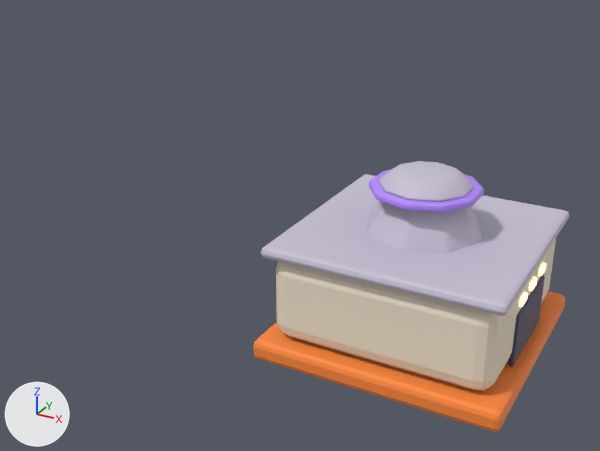
The glTF model sweep-the-planet/assets/sweep-assets.glb, before and after one commit.
Both versions are drawn from a camera (50 mm lens) standing at (3.69, -10.35, 6.53) and looking at (-1.91, -0.16, 1.43). The axes (+X, +Y, +Z) are drawn at lower left. The lights are the same throughout. The older version comes first. Where no turn or scale is listed for an object, it has been applied to the vertices.

The older version as bpy lines, for what is in view:
```python
me_cube_038 = bpy.data.meshes.new('Cube.038')
me_cube_038.from_pydata(...)  # 532 vertices, 1032 faces; spans x -1.8..1.8, y -1.8..1.8, z 0.0..2.3
# faces by material slot: [108, 188, 328, 84, 324]
me_cube_038.materials.append(mat_orange)  # orange #ff8a3d
me_cube_038.materials.append(mat_cream)  # pale yellow #f3e6cf
me_cube_038.materials.append(mat_grey)  # pale blue #c9c2d6
me_cube_038.materials.append(mat_dark)  # dark blue #4a4560
me_cube_038.materials.append(mat_glow)  # beige #ffd9a0, glowing beige #ffd9a0
me_cylinder_024 = bpy.data.meshes.new('Cylinder.024')
me_cylinder_024.from_pydata(...)  # 564 vertices, 1108 faces; spans x -0.92..0.9, y -0.94..0.94, z -0.12..2.48
# faces by material slot: [276, 552, 280]
me_cylinder_024.materials.append(mat_dark)  # dark blue #4a4560
me_cylinder_024.materials.append(mat_purple)  # purple #b48cff
me_cylinder_024.materials.append(mat_grey)  # pale blue #c9c2d6
ob_depot_mesh = bpy.data.objects.new('depot_mesh', me_cube_038)
ob_depot_mesh.location = (0.0, 0.0, 0.0)
ob_refinery_mesh = bpy.data.objects.new('refinery_mesh', me_cylinder_024)
ob_refinery_mesh.location = (0.0, 0.0, 0.12)
```
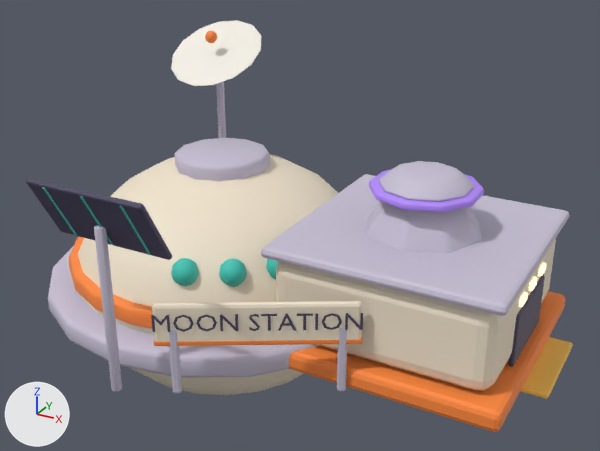
Changed parts and their boxes (x1, y1, x2, y2) in the pictures (600 x 451 px):
'hub_mesh', added
    after: (26, 20, 573, 399)
    faces in mat_cream (pale yellow #f3e6cf): (78, 154, 338, 395)
    faces in mat_grey (pale blue #c9c2d6): (48, 82, 320, 392)
    faces in mat_dark (dark blue #4a4560): (26, 178, 172, 260)
    faces in mat_suit (white #f7f2e8): (171, 20, 261, 86)
    faces in mat_orange (orange #ff8a3d): (69, 31, 217, 329)
'hsign_mesh', added
    after: (151, 301, 363, 393)
    faces in mat_cream (pale yellow #f3e6cf): (152, 301, 363, 342)
    faces in mat_dark (dark blue #4a4560): (151, 313, 363, 332)
    faces in mat_grey (pale blue #c9c2d6): (169, 328, 347, 393)
    faces in mat_orange (orange #ff8a3d): (154, 337, 362, 346)

Diff of the bpy script that builds the scene:
```diff
--- a/sweep-the-planet/assets/sweep-assets.glb.py
+++ b/sweep-the-planet/assets/sweep-assets.glb.py
@@ me_cylinder_033 @@
+me_cylinder_033.from_pydata(...)  # 1810 vertices, 3524 faces; spans x -2.86..5.55, y -3.56..2.9, z -2.23..3.47
+# faces by material slot: [668, 1008, 484, 824, 216, 108, 108, 108]
+me_cylinder_033.materials.append(mat_orange)  # orange #ff8a3d
+me_cylinder_033.materials.append(mat_grey)  # pale blue #c9c2d6
+me_cylinder_033.materials.append(mat_cream)  # pale yellow #f3e6cf
+me_cylinder_033.materials.append(mat_teal)  # cyan #3fc8b8
+me_cylinder_033.materials.append(mat_dark)  # dark blue #4a4560
+me_cylinder_033.materials.append(mat_glow)  # beige #ffd9a0, glowing beige #ffd9a0
+me_cylinder_033.materials.append(mat_yellow)  # orange #ffc857
+me_cylinder_033.materials.append(mat_suit)  # white #f7f2e8
@@ me_cube_071 @@
+me_cube_071.from_pydata(...)  # 360 vertices, 554 faces; spans x -1.2..1.21, y -0.74..0.72, z 0.0..1.35
+# faces by material slot: [108, 216, 108, 122]
+me_cube_071.materials.append(mat_cream)  # pale yellow #f3e6cf
+me_cube_071.materials.append(mat_grey)  # pale blue #c9c2d6
+me_cube_071.materials.append(mat_orange)  # orange #ff8a3d
+me_cube_071.materials.append(mat_dark)  # dark blue #4a4560
@@ ob_hub_mesh @@
+ob_hub_mesh = bpy.data.objects.new('hub_mesh', me_cylinder_033)
+ob_hub_mesh.location = (-3.4, 0.0, 0.62)
@@ ob_hsign_mesh @@
+ob_hsign_mesh = bpy.data.objects.new('hsign_mesh', me_cube_071)
+ob_hsign_mesh.location = (-1.3, -2.4, 0.0)
```
